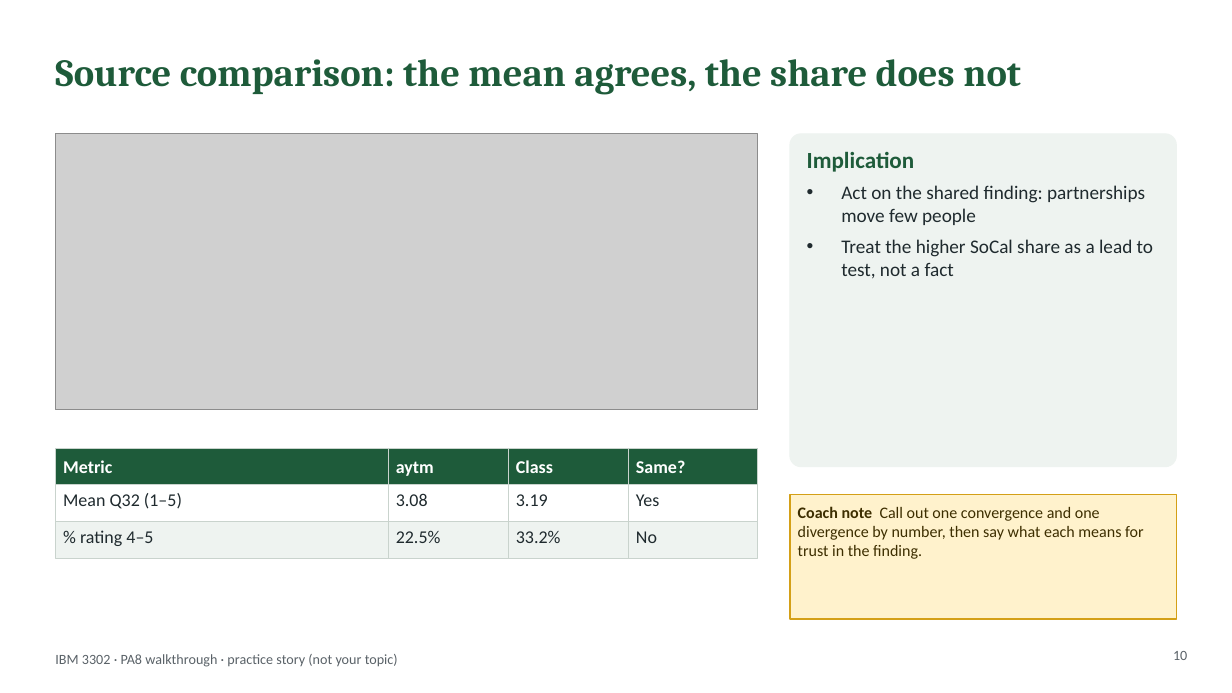
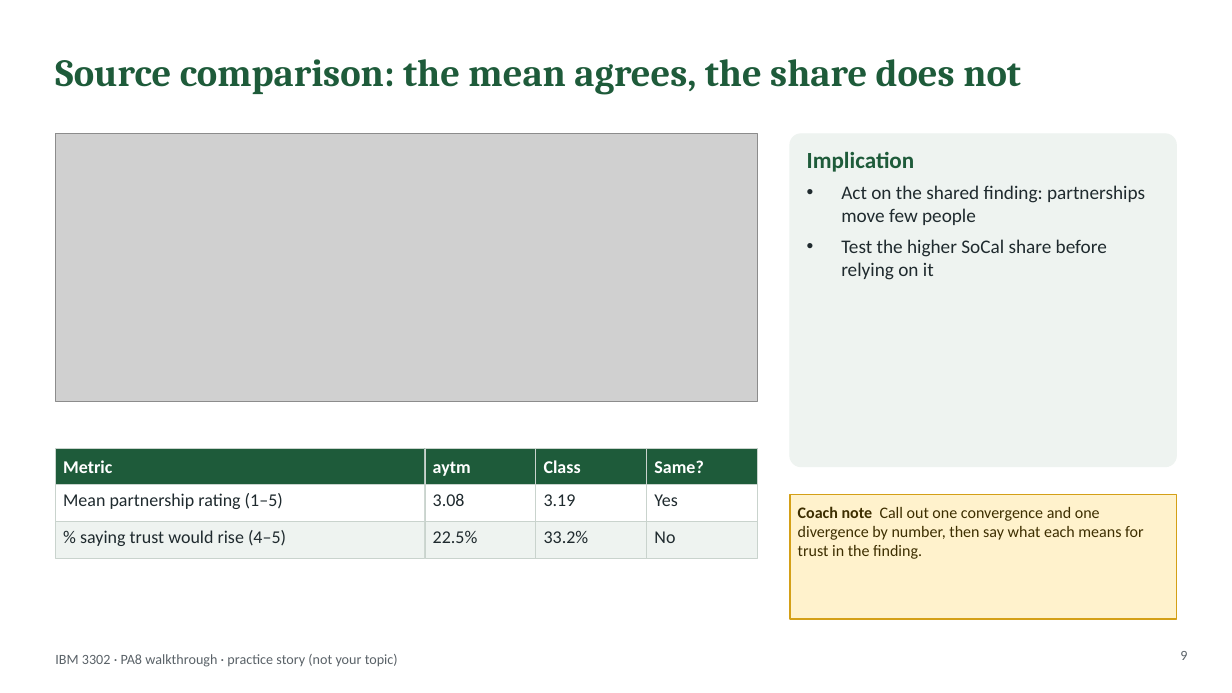
Before and after one commit to lyf718718/mktg-research-sim, a slide deck: slide 9 of hub/files/PA8_Presentation_Walkthrough.pptx (slide 10 before the commit). Drawn at 1232x693 pixels with LibreOffice and Linux fonts; fonts in the diff are those of the drawing; grey boxes stand for pictures. Boxes give left, top, right and bottom in pixels: in the first picture for what was removed or moved away, otherwise in the second. Text is boxed around its words. In the diff, an @@ line names an element or a change of style, - is before the commit and + after.

```diff
--- a/hub/files/PA8_Presentation_Walkthrough.pptx
+++ b/hub/files/PA8_Presentation_Walkthrough.pptx
@@ picture: place and size @@
-picture at (55,134,758,409)
+picture at (55,134,758,401)
@@ text at (841,239,1107,280): text changed @@
-• Treat the higher SoCal share as a lead to test, not a fact
+• Test the higher SoCal share before relying on it
@@ rectangle "Metric": place and size @@
-rectangle "Metric" at (55,448,388,485)
+rectangle "Metric" at (55,448,425,485)
@@ rectangle "aytm": place and size @@
-rectangle "aytm" at (388,448,508,485)
+rectangle "aytm" at (425,448,536,485)
@@ rectangle "Class": place and size @@
-rectangle "Class" at (508,448,628,485)
+rectangle "Class" at (536,448,647,485)
@@ rectangle "Same?": place and size @@
-rectangle "Same?" at (628,448,758,485)
+rectangle "Same?" at (647,448,758,485)
@@ rectangle "Mean partnership rating (1–5)": place and size @@
-rectangle "Mean partnership rating (1–5)" at (55,485,388,522)
+rectangle "Mean partnership rating (1–5)" at (55,485,425,522)
@@ text in rectangle at (63,493,283,509): text changed @@
-Mean Q32 (1–5)
+Mean partnership rating (1–5)
@@ rectangle "3.08": place and size @@
-rectangle "3.08" at (388,485,508,522)
+rectangle "3.08" at (425,485,536,522)
@@ rectangle "3.19": place and size @@
-rectangle "3.19" at (508,485,628,522)
+rectangle "3.19" at (536,485,647,522)
@@ rectangle "Yes": place and size @@
-rectangle "Yes" at (628,485,758,522)
+rectangle "Yes" at (647,485,758,522)
@@ rectangle "% saying trust would rise ...": place and size @@
-rectangle "% saying trust would rise ..." at (55,521,388,558)
+rectangle "% saying trust would rise ..." at (55,521,425,558)
@@ text in rectangle at (80,530,286,546): text changed @@
-% rating 4–5
+% saying trust would rise (4–5)
@@ rectangle "22.5%": place and size @@
-rectangle "22.5%" at (388,521,508,558)
+rectangle "22.5%" at (425,521,536,558)
@@ rectangle "33.2%": place and size @@
-rectangle "33.2%" at (508,521,628,558)
+rectangle "33.2%" at (536,521,647,558)
@@ rectangle "No": place and size @@
-rectangle "No" at (628,521,758,558)
+rectangle "No" at (647,521,758,558)
@@ page number at (1180,651,1187,660): text changed @@
-10
+9
```
Also in this commit, not shown: 12 other slides changed, 17 other files.
